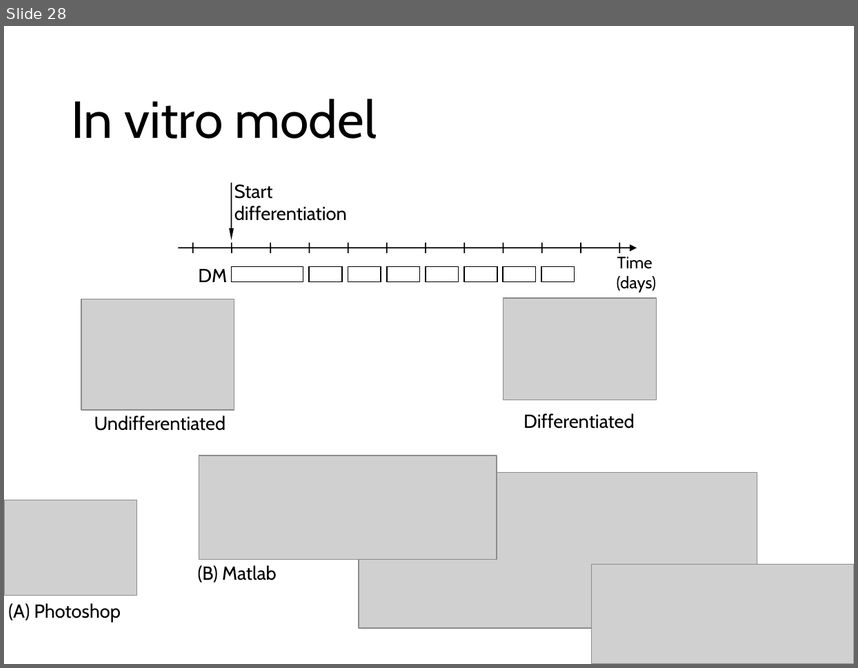
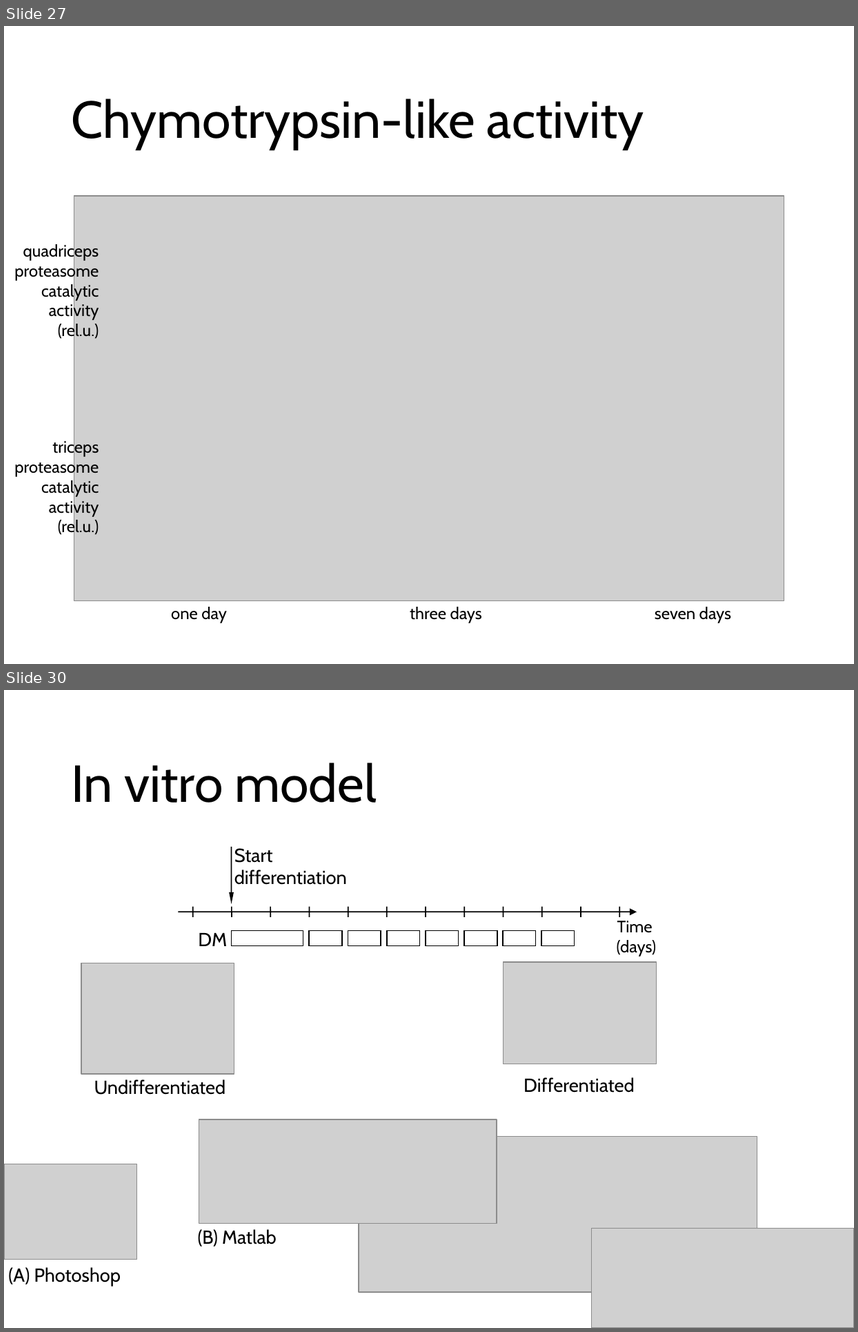
Before and after one commit to nvalexander/dissertation, a slide deck: defense.pptx. Shown one above the other, each under a label of ours: slide 28 before the commit, slides 27 and 30 after it; the slides between them are not shown. The pictures are 858x668 and 858x1332 pixels, drawn with LibreOffice and Linux fonts; fonts in the diff are those of the drawing; grey boxes stand for pictures. Boxes give left, top, right and bottom in pixels: in the first picture for what was removed or moved away, otherwise in the second. Text is boxed around its words. In the diff, an @@ line names an element or a change of style, - is before the commit and + after.

```diff
--- a/defense.pptx
+++ b/defense.pptx
@@ slide 27 added at [4, 26, 854, 664], background #FFFFFF @@
@@ title added at [71, 98, 644, 149], 44 pt, text #000000 @@
+Chymotrypsin-like activity
@@ picture added at [74, 196, 784, 601] @@
@@ text added at [14, 242, 99, 341], 14 pt, text #000000 @@
+quadriceps proteasome catalytic activity (rel.u.)
@@ text added at [14, 439, 99, 537], 14 pt, text #000000 @@
+triceps proteasome catalytic activity (rel.u.)
@@ text added at [171, 606, 226, 623], 14 pt, text #000000 @@
+one day
@@ text added at [410, 606, 482, 623], 14 pt, text #000000 @@
+three days
@@ text added at [655, 606, 731, 623], 14 pt, text #000000 @@
+seven days
@@ what was slide 28 is now slide 30 @@
```
Also in this commit, not shown: 2 other slides added, 1 slide removed, 5 other files.
